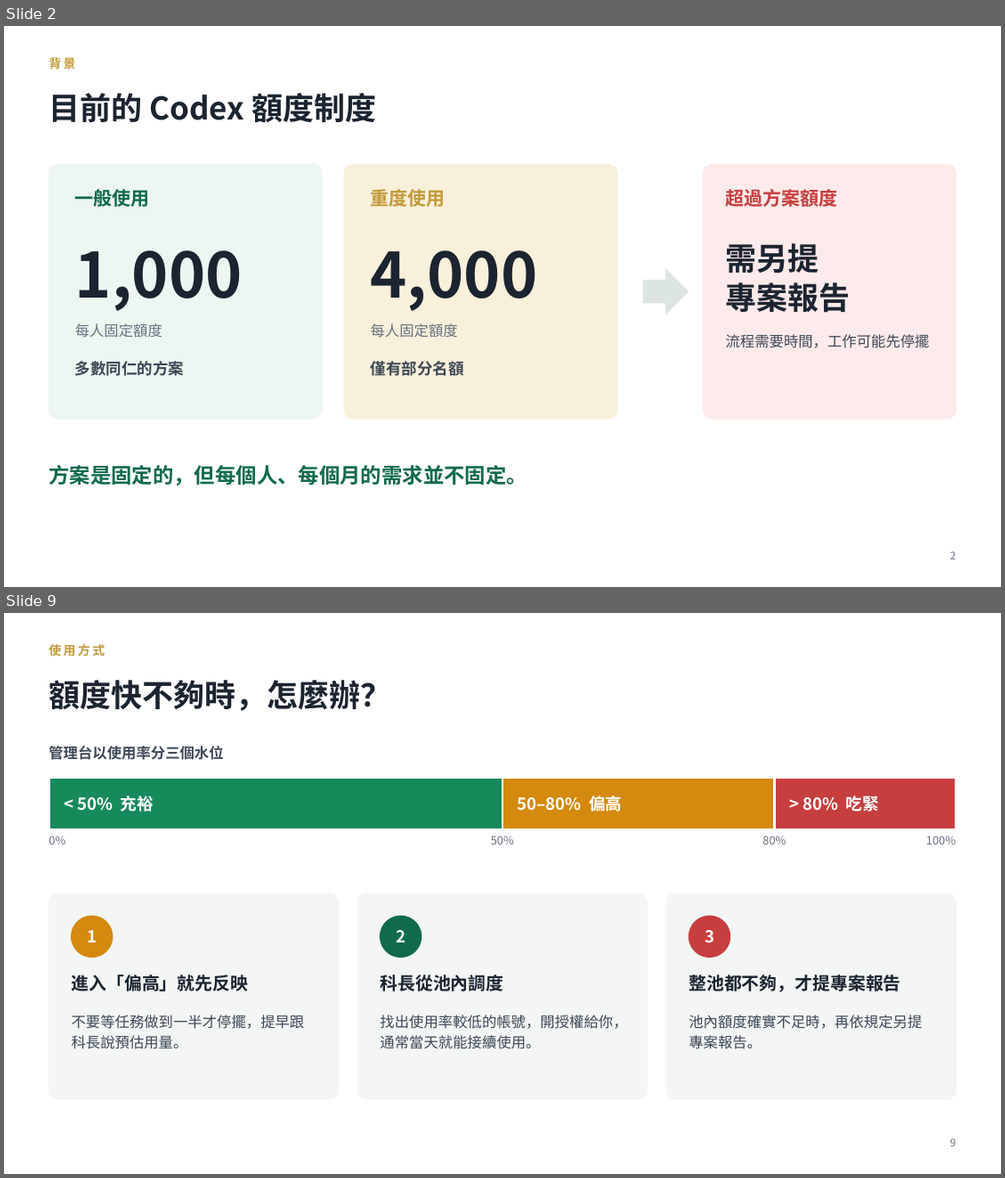
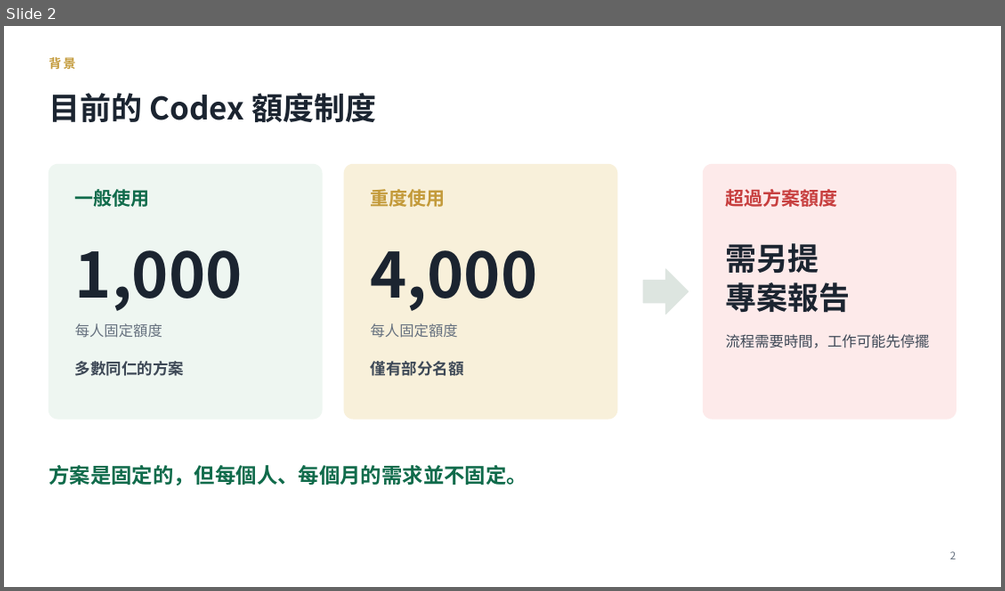
Before and after one commit to Wayne-Kao/cathay, a slide deck: Codex共用額度池說明.pptx. Shown one above the other, each under a label of ours: slides 2 and 9 before the commit, slide 2 after it; the slides between them are not shown. The pictures are 1005x1178 and 1005x591 pixels, drawn with LibreOffice and Linux fonts; fonts in the diff are those of the drawing. Boxes give left, top, right and bottom in pixels: in the first picture for what was removed or moved away, otherwise in the second. Text is boxed around its words. In the diff, an @@ line names an element or a change of style, - is before the commit and + after.

```diff
--- a/Codex共用額度池說明.pptx
+++ b/Codex共用額度池說明.pptx
@@ slide 9 removed at bbox=[4, 613, 1001, 1174], background #FFFFFF @@
@@ text removed at bbox=[48, 644, 105, 657] @@
-使用方式
@@ text removed at bbox=[48, 680, 391, 711] @@
-額度快不夠時，怎麼辦？
@@ text removed at bbox=[48, 746, 223, 760] @@
-管理台以使用率分三個水位
@@ rectangle removed at bbox=[48, 778, 502, 830] @@
@@ text removed at bbox=[77, 795, 154, 811] @@
-< 50% 充裕
@@ rectangle removed at bbox=[502, 778, 775, 830] @@
@@ text removed at bbox=[518, 795, 622, 811] @@
-50–80% 偏高
@@ rectangle removed at bbox=[774, 778, 956, 830] @@
@@ text removed at bbox=[802, 795, 879, 811] @@
-> 80% 吃緊
@@ text removed at bbox=[48, 835, 65, 844] @@
-0%
@@ text removed at bbox=[491, 835, 514, 844] @@
-50%
@@ text removed at bbox=[762, 835, 785, 844] @@
-80%
@@ text removed at bbox=[926, 835, 955, 844] @@
-100%
@@ rounded rectangle removed at bbox=[48, 893, 339, 1099] @@
@@ rounded rectangle removed at bbox=[357, 893, 647, 1099] @@
@@ rounded rectangle removed at bbox=[666, 893, 956, 1099] @@
@@ ellipse removed at bbox=[72, 916, 113, 957] @@
@@ text removed at bbox=[87, 930, 97, 942] @@
-1
@@ ellipse removed at bbox=[380, 916, 421, 957] @@
@@ text removed at bbox=[396, 930, 405, 942] @@
-2
@@ ellipse removed at bbox=[689, 916, 730, 957] @@
@@ text removed at bbox=[704, 930, 714, 942] @@
-3
@@ text removed at bbox=[72, 974, 249, 991] @@
-進入「偏高」就先反映
@@ text removed at bbox=[380, 974, 503, 991] @@
-科長從池內調度
@@ text removed at bbox=[688, 974, 900, 992] @@
-整池都不夠，才提專案報告
@@ text removed at bbox=[72, 1014, 305, 1049] @@
-不要等任務做到一半才停擺，提早跟科長說預估用量。
@@ text removed at bbox=[380, 1014, 627, 1049] @@
-找出使用率較低的帳號，開授權給你，通常當天就能接續使用。
@@ text removed at bbox=[688, 1014, 922, 1049] @@
-池內額度確實不足時，再依規定另提專案報告。
@@ text removed at bbox=[950, 1138, 955, 1146] @@
-9
```
Also in this commit, not shown: 8 slides changed, 1 slide added, 3 other slides removed.
